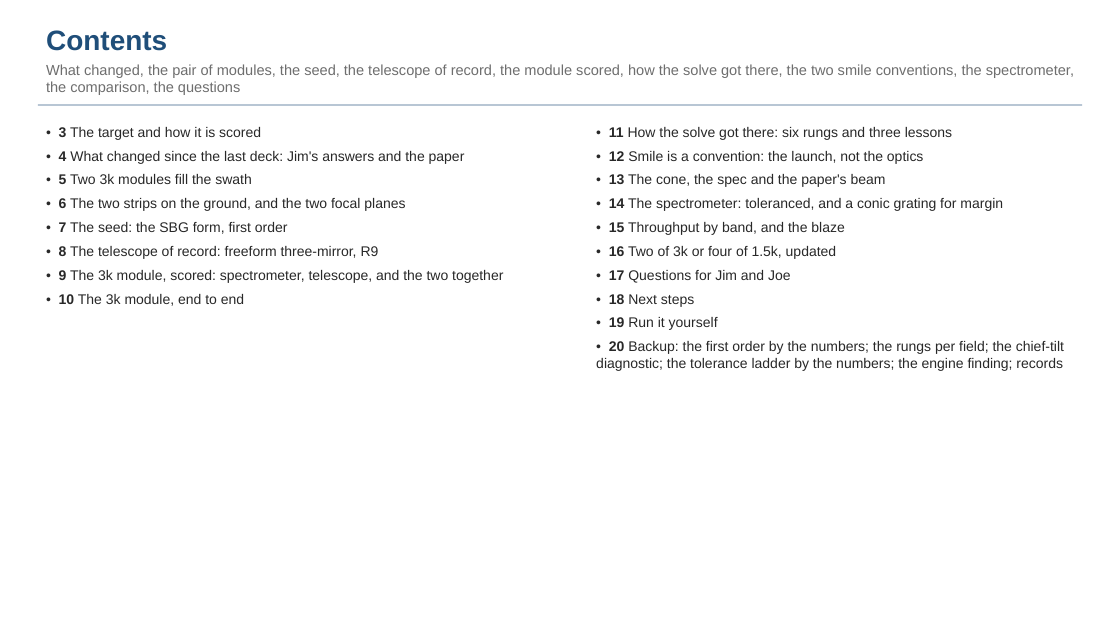
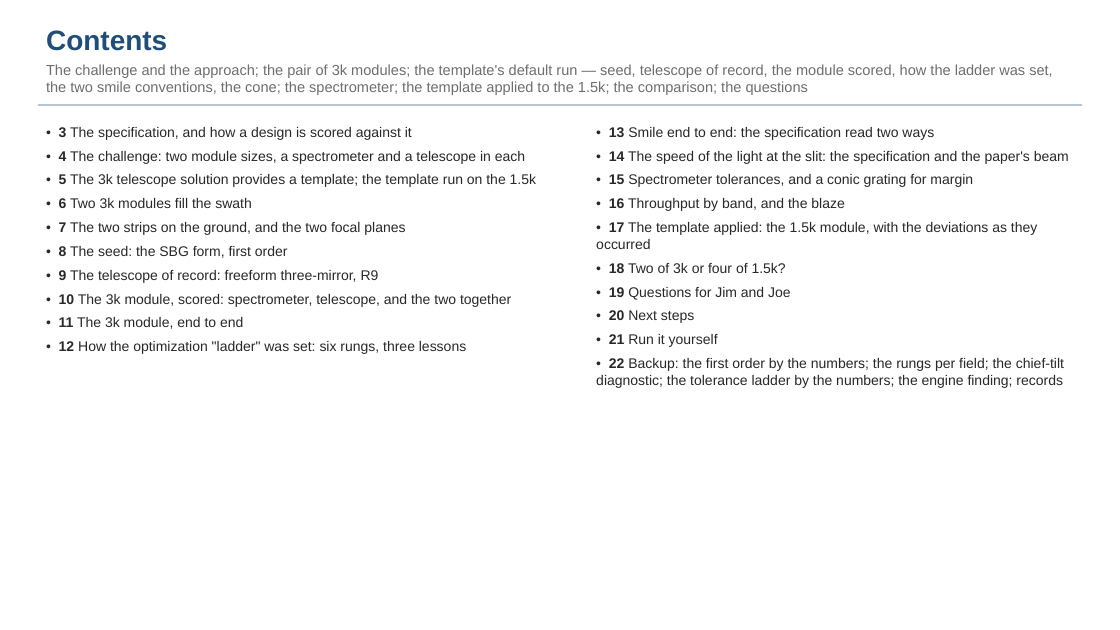
Before and after one commit to nasa-jpl/macos, a slide deck: slide 2 of demo_session/deck_dyson_3k_baseline.pptx. Drawn at 1120x630 pixels with LibreOffice and Linux fonts; fonts in the diff are those of the drawing. Boxes give left, top, right and bottom in pixels: in the first picture for what was removed or moved away, otherwise in the second. Text is boxed around its words. In the diff, an @@ line names an element or a change of style, - is before the commit and + after.

```diff
--- a/demo_session/deck_dyson_3k_baseline.pptx
+++ b/demo_session/deck_dyson_3k_baseline.pptx
@@ text at (46, 64, 1052, 95): text changed @@
-What changed, the pair of modules, the seed, the telescope of record, the module scored, how the solve got there, the two smile conventions, the spectrometer, the comparison, the questions
+The challenge and the approach; the pair of 3k modules; the template's default run — seed, telescope of record, the module scored, how the ladder was set, the two smile conventions, the cone; the spectrometer; the template applied to the 1.5k; the comparison; the questions
@@ text at (59, 127, 536, 354): text changed @@
-• 3 The target and how it is scored
-• 4 What changed since the last deck: Jim's answers and the paper
-• 5 Two 3k modules fill the swath
-• 6 The two strips on the ground, and the two focal planes
-• 7 The seed: the SBG form, first order
-• 8 The telescope of record: freeform three-mirror, R9
-• 9 The 3k module, scored: spectrometer, telescope, and the two together
-• 10 The 3k module, end to end
+• 3 The specification, and how a design is scored against it
+• 4 The challenge: two module sizes, a spectrometer and a telescope in each
+• 5 The 3k telescope solution provides a template; the template run on the 1.5k
+• 6 Two 3k modules fill the swath
+• 7 The two strips on the ground, and the two focal planes
+• 8 The seed: the SBG form, first order
+• 9 The telescope of record: freeform three-mirror, R9
+• 10 The 3k module, scored: spectrometer, telescope, and the two together
+• 11 The 3k module, end to end
+• 12 How the optimization "ladder" was set: six rungs, three lessons
@@ text at (596, 127, 1069, 388): text changed @@
-• 11 How the solve got there: six rungs and three lessons
-• 12 Smile is a convention: the launch, not the optics
-• 13 The cone, the spec and the paper's beam
-• 14 The spectrometer: toleranced, and a conic grating for margin
-• 15 Throughput by band, and the blaze
-• 16 Two of 3k or four of 1.5k, updated
-• 17 Questions for Jim and Joe
-• 18 Next steps
-• 19 Run it yourself
-• 20 Backup: the first order by the numbers; the rungs per field; the chief-tilt diagnostic; the tolerance ladder by the numbers; the engine finding; records
+• 13 Smile end to end: the specification read two ways
+• 14 The speed of the light at the slit: the specification and the paper's beam
+• 15 Spectrometer tolerances, and a conic grating for margin
+• 16 Throughput by band, and the blaze
+• 17 The template applied: the 1.5k module, with the deviations as they occurred
+• 18 Two of 3k or four of 1.5k?
+• 19 Questions for Jim and Joe
+• 20 Next steps
+• 21 Run it yourself
+• 22 Backup: the first order by the numbers; the rungs per field; the chief-tilt diagnostic; the tolerance ladder by the numbers; the engine finding; records
```
Also in this commit, not shown: 19 other slides changed, 2 slides added, 3 other files.
